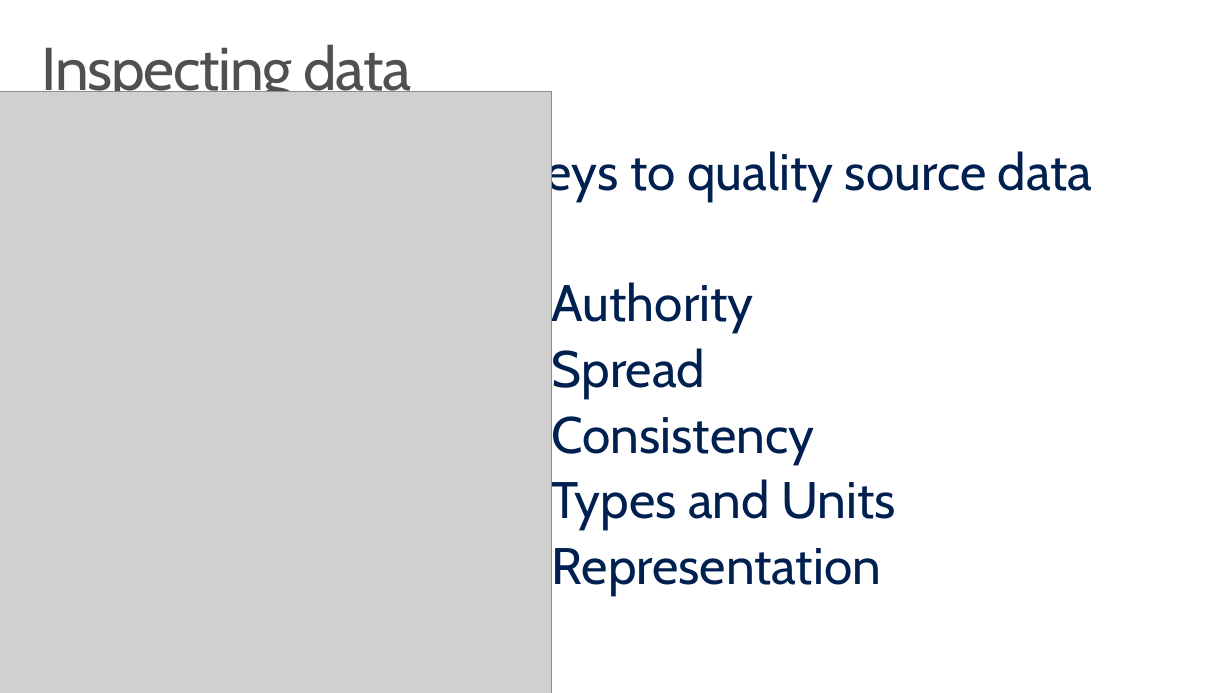
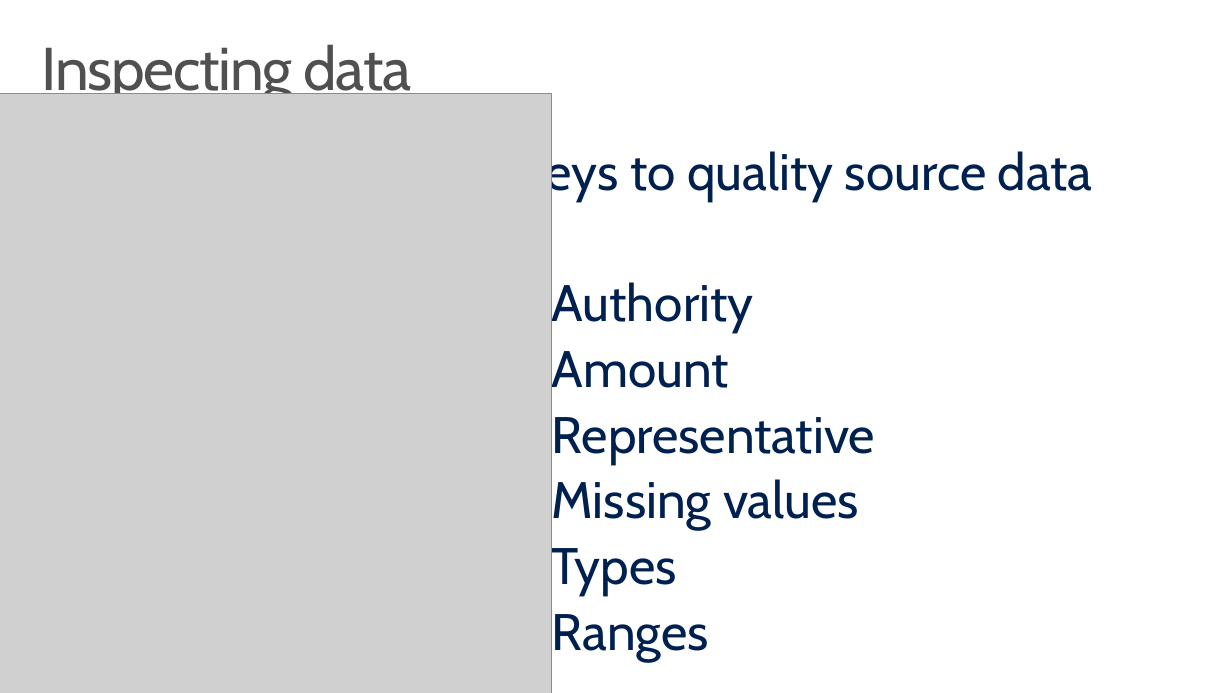
Before and after one commit to DebSarma/LearnAnalytics-CISFoundations, a slide deck: slide 7 of Instructor/CISW - Foundations Section 2.pptx. Drawn at 1232x693 pixels with LibreOffice and Linux fonts; fonts in the diff are those of the drawing; grey boxes stand for pictures; background and template pictures are left out. Boxes give left, top, right and bottom in pixels: in the first picture for what was removed or moved away, otherwise in the second. Text is boxed around its words. In the diff, an @@ line names an element or a change of style, - is before the commit and + after.

```diff
--- a/Instructor/CISW - Foundations Section 2.pptx
+++ b/Instructor/CISW - Foundations Section 2.pptx
@@ text at (x1=552, y1=351, x2=875, y2=661): text changed @@
-▪ Spread
-▪ Consistency
-▪ Types and Units
-▪ Representation
+▪ Amount
+▪ Representative
+▪ Missing values
+▪ Types
+▪ Ranges
```
Also in this commit, not shown: 4 other slides changed, 1 other file.
